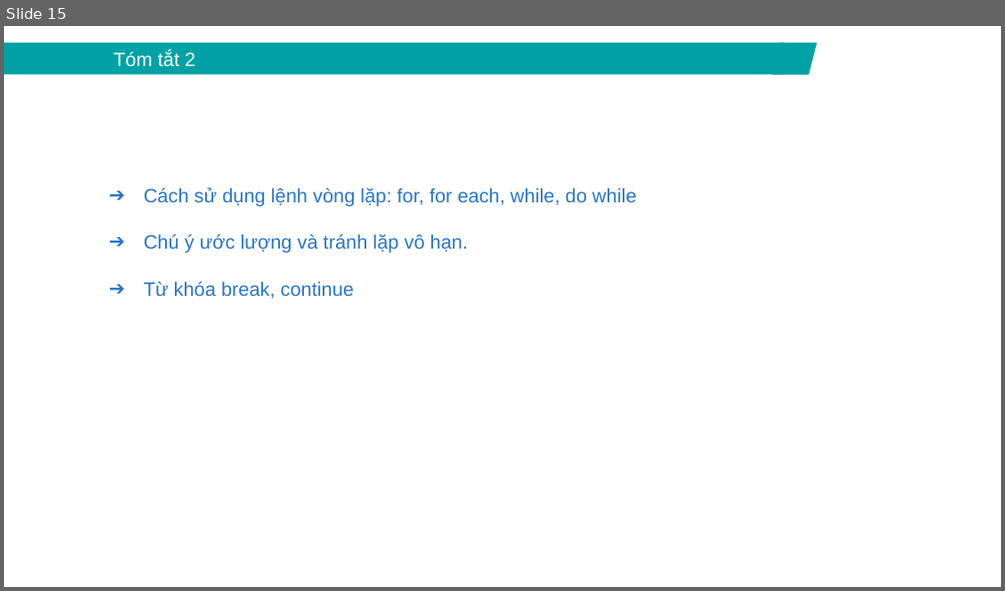
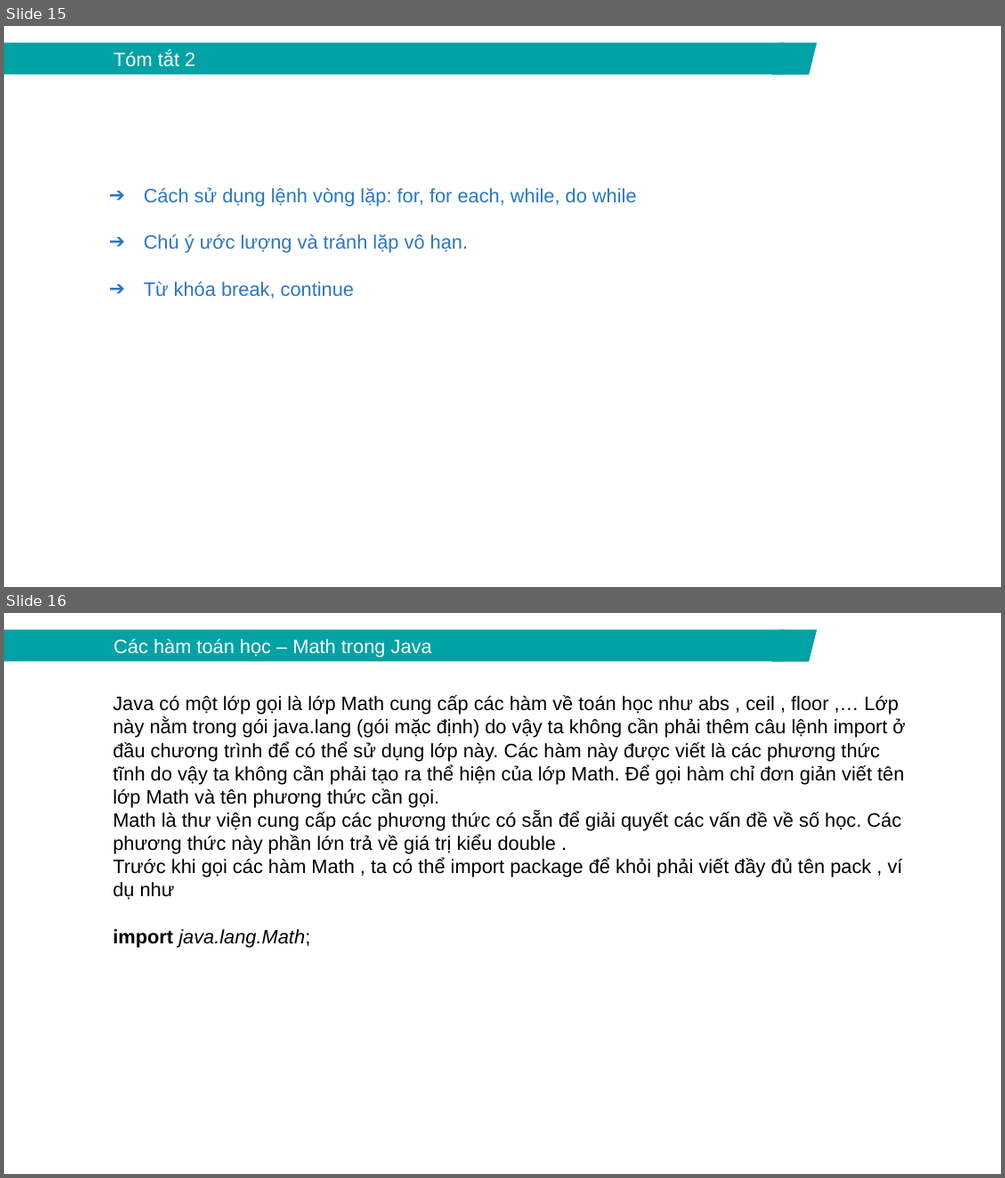
Before and after one commit to cuongpqfit/Java_10.1.2023, a slide deck: documents/Lesson 3 - Loop,Condition.pptx. Shown one above the other, each under a label of ours: slide 15 before the commit, slides 15 and 16 after it. The pictures are 1005x591 and 1005x1178 pixels, drawn with LibreOffice and Linux fonts; fonts in the diff are those of the drawing. Boxes give left, top, right and bottom in pixels: in the first picture for what was removed or moved away, otherwise in the second. Text is boxed around its words. In the diff, an @@ line names an element or a change of style, - is before the commit and + after.

Commit message:
Java lesson 3

```diff
--- a/documents/Lesson 3 - Loop,Condition.pptx
+++ b/documents/Lesson 3 - Loop,Condition.pptx
@@ slide 16 added at [4,613,1001,1174], background #FFFFFF @@
@@ rectangle added at [4,630,784,662], fill #01A2A6, 14 pt, text #FFFFFF @@
+Các hàm toán học – Math trong Java
@@ parallelogram added at [771,630,817,662], fill #01A2A6 @@
@@ text added at [113,695,905,948], 14 pt, text #000000 @@
+Java có một lớp gọi là lớp Math cung cấp các hàm về toán học như abs , ceil , floor ,… Lớp này nằm trong gói java.lang (gói mặc định) do vậy ta không cần phải thêm câu lệnh import ở đầu chương trình để có thể sử dụng lớp này. Các hàm này được viết là các phương thức tĩnh do vậy ta không cần phải tạo ra thể hiện của lớp Math. Để gọi hàm chỉ đơn giản viết tên lớp Math và tên phương thức cần gọi.
+Math là thư viện cung cấp các phương thức có sẵn để giải quyết các vấn đề về số học. Các phương thức này phần lớn trả về giá trị kiểu double .
+Trước khi gọi các hàm Math , ta có thể import package để khỏi phải viết đầy đủ tên pack , ví dụ như
+import java.lang.Math;
```
Also in this commit, not shown: 2 slides changed, 1 other slide added, 6 other files.
